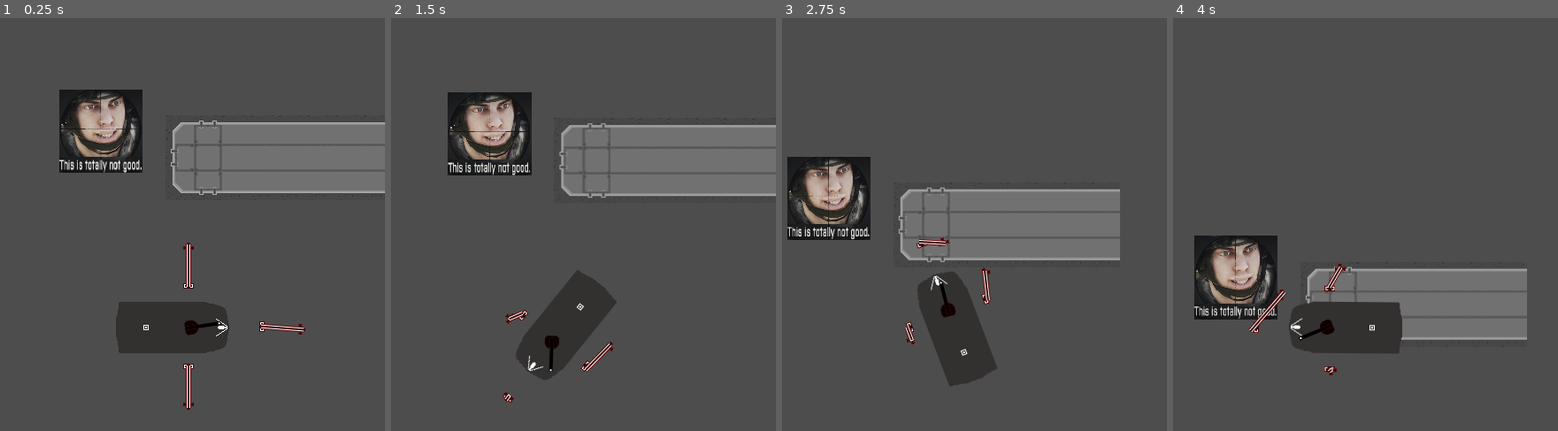
Above: before the commit, frames 1-4 (left to right).
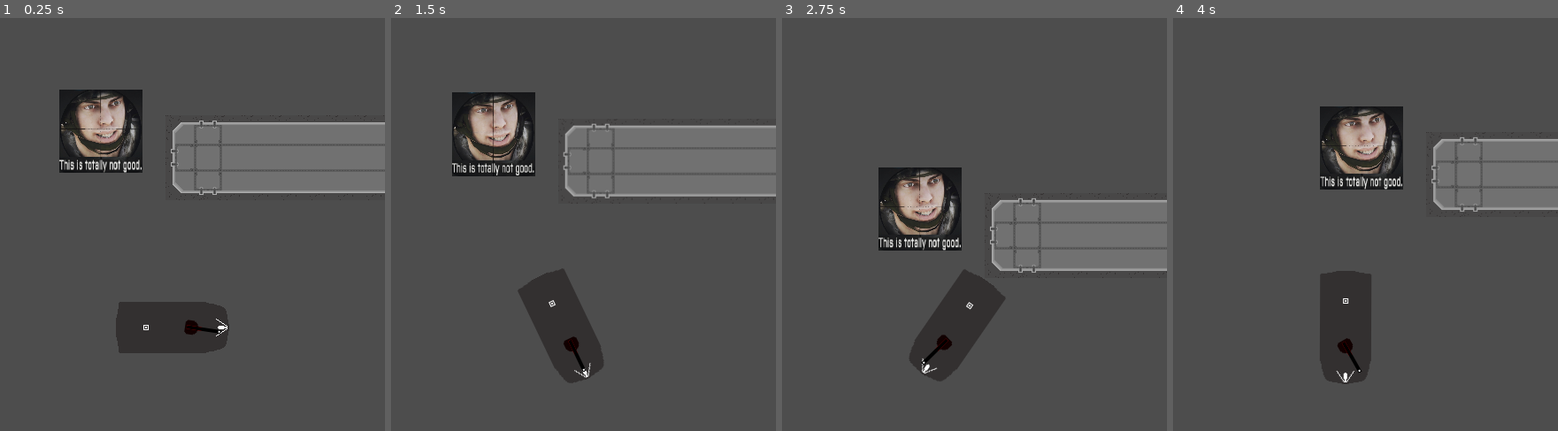
Above: after the commit, the same moments.

Repository: CatWizard47/WormGame
Game: Godot game, scene res://Scenes/main_test_thingy.tscn
The game is run twice, just before and just after one commit, with the same random seed, the same clock (stepped at 60 frames per second) and the same inputs.
Inputs (mouse positions are in pixels of both pictures, inside the frame that each line leads up to):
- Up to frame 1 (0.25 s): no input
- Up to frame 2 (1.5 s): move the mouse to (656, 294) at 0.52 s; press the mouse at (656, 294) at 0.53 s; hold D (move_right) 0.53-1.28 s; move the mouse to (479, 360) at 1.27 s; release the mouse at (479, 360) at 1.28 s; hold S (move_backward) from 1.28 s (still down); click (479, 360) at 1.35 s
- Up to frame 3 (2.75 s): move the mouse to (997, 187) at 2.02 s; release S (move_backward) at 2.03 s; press the mouse at (997, 187) at 2.03 s; hold D (move_right) from 2.03 s (still down)
- Up to frame 4 (4 s): move the mouse to (outside the picture) at 2.77 s; release D (move_right) at 2.78 s; release the mouse at (outside the picture) at 2.78 s; hold W (move_forward) 2.78-3.53 s; click (outside the picture) at 2.85 s; move the mouse to (1473, 422) at 3.52 s; press the mouse at (1473, 422) at 3.53 s; hold A (move_left) from 3.53 s (still down)

The runs differ from the first frame. In frame 1, 0.7% of the frame differs, in the area x 47-80%, y 54-95%; in frame 2, 6.5%; in frame 3, 17%; in frame 4, 23%, in the area x 5-100%, y 21-89%.

Commit message:
changed turret tracking to be based on local rather than global coords to avoid FPE's

Diff:
--- a/Scenes/player.tscn
+++ b/Scenes/player.tscn
@@ -3,7 +3,6 @@
 [ext_resource type="Script" uid="uid://m4n14id8pcxq" path="res://scripts/player.gd" id="1_6t5aa"]
 [ext_resource type="Texture2D" uid="uid://dxl8likyr37n8" path="res://Resources/Hulls/hull_test.png" id="2_onrkg"]
 [ext_resource type="PackedScene" uid="uid://bkhtrtgemtxcv" path="res://Scenes/player_main_turret.tscn" id="3_i3pqv"]
-[ext_resource type="PackedScene" uid="uid://bwvhd3fu0cuno" path="res://Scenes/leg_node.tscn" id="4_vgqql"]
 
 [sub_resource type="RectangleShape2D" id="RectangleShape2D_onrkg"]
 size = Vector2(127, 58)
@@ -35,14 +34,3 @@
 
 [node name="player_main_turret" parent="." unique_id=444234207 instance=ExtResource("3_i3pqv")]
 position = Vector2(21, 0)
-
-[node name="leg_node" parent="." unique_id=448767190 instance=ExtResource("4_vgqql")]
-position = Vector2(104, -1)
-
-[node name="leg_node2" parent="." unique_id=1246549833 instance=ExtResource("4_vgqql")]
-position = Vector2(18, 47)
-rotation = 1.5707964
-
-[node name="leg_node3" parent="." unique_id=1587300611 instance=ExtResource("4_vgqql")]
-position = Vector2(18, -50)
-rotation = -1.5707964
--- a/leg_movement.gd
+++ b/leg_movement.gd
@@ -1,6 +1,6 @@
 extends Sprite2D
 @export var step_time: float
-@export var leg_reach: float = 25
+@export var leg_reach: float = 10
 var foot_placement: Vector2
 var foot: RigidBody2D
 var arm: Node2D
--- a/scripts/player.gd
+++ b/scripts/player.gd
@@ -23,12 +23,12 @@
 
 func _movement(delta: float) -> void:
 	if Input.is_action_pressed("move_right"):
-		rotation_direction += 0.05
+		rotation_direction += 0.025
 		if rotation_direction >= 2*PI:
 			rotation_direction = 0
 
 	if Input.is_action_pressed("move_left"):
-		rotation_direction -= 0.05
+		rotation_direction -= 0.025
 		if rotation_direction <= 0:
 			rotation_direction = 2*PI
 
--- a/scripts/player_main_turret.gd
+++ b/scripts/player_main_turret.gd
@@ -3,7 +3,7 @@
 @export var rotation_speed : float = 0.01
 @export var start_rotation_radian: float = 0 # 0rad = aligned with hull #
 @export var accuracy_margin_radian: float = 0.01
-@export var rotation_limit_radian: float = PI/2 # must be within [PI, 0), above PI to ignore
+@export var rotation_limit_radian: float = PI  # must be within [PI, 0), PI to ignore
 var left_rotation_limit: float
 var right_rotation_limit: float
 var mouse_position: Vector2
@@ -32,19 +32,18 @@
 
 
 func _rotate() -> void:
-	mouse_position = get_global_mouse_position()
-	desired_rotation = atan2( (mouse_position - global_position).y , (mouse_position - global_position).x)
-	if  abs(global_rotation - desired_rotation) > accuracy_margin_radian:
-		#shitass conditional, but works
-		if rotation_drive_check():
-			rotation += rotation_speed
-		else:
-			rotation -=rotation_speed
-		if rotation_flag:
-			rotation = clampf(rotation, left_rotation_limit, right_rotation_limit)
-		else:
-			if abs(rotation) > PI:
-				rotation = -signf(rotation) * PI
+	mouse_position = get_local_mouse_position()
+	desired_rotation = mouse_position.angle()
+	if desired_rotation > 0:
+		rotation += rotation_speed
+	else:
+		rotation -= rotation_speed
+	if rotation_flag:
+		rotation = clampf(rotation, left_rotation_limit, right_rotation_limit)
+	else:
+		if abs(rotation) > PI:
+			rotation = -signf(rotation) * PI
+	print(rotation)
 
 	#print("cond = ", desired_rotation - global_rotation, "  desired = " ,desired_rotation)
 	#print("global = ", global_rotation, "  local = " ,rotation)
Binary file added: Resources/Legs/Track_tes_frame1.png
Not shown, added: Resources/Legs/Track_tes_frame1.png.import
Binary file added: Resources/Legs/Track_tes_frame2.png
Not shown, added: Resources/Legs/Track_tes_frame2.png.import
Binary file added: Resources/Legs/Track_tes_frame3.png
Not shown, added: Resources/Legs/Track_tes_frame3.png.import
Binary file added: Resources/Legs/Track_tes_frame4.png
Not shown, added: Resources/Legs/Track_tes_frame4.png.import
